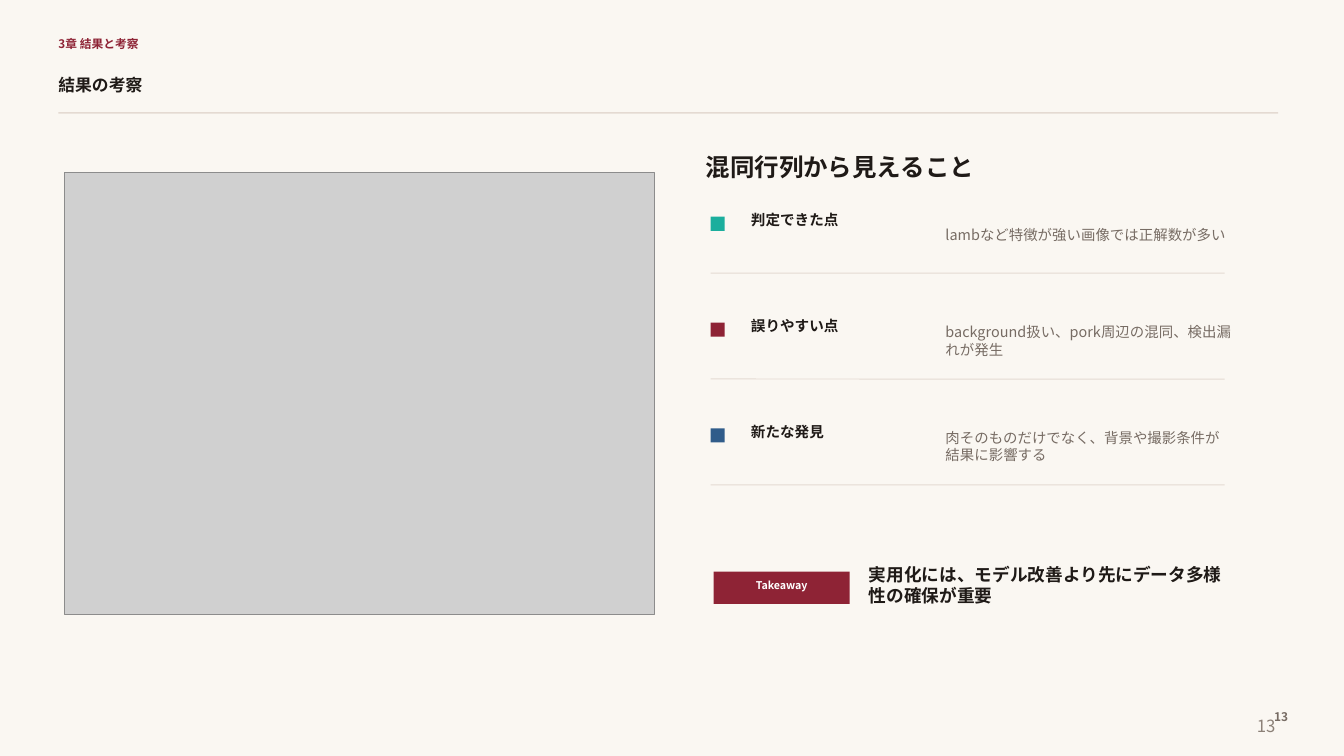
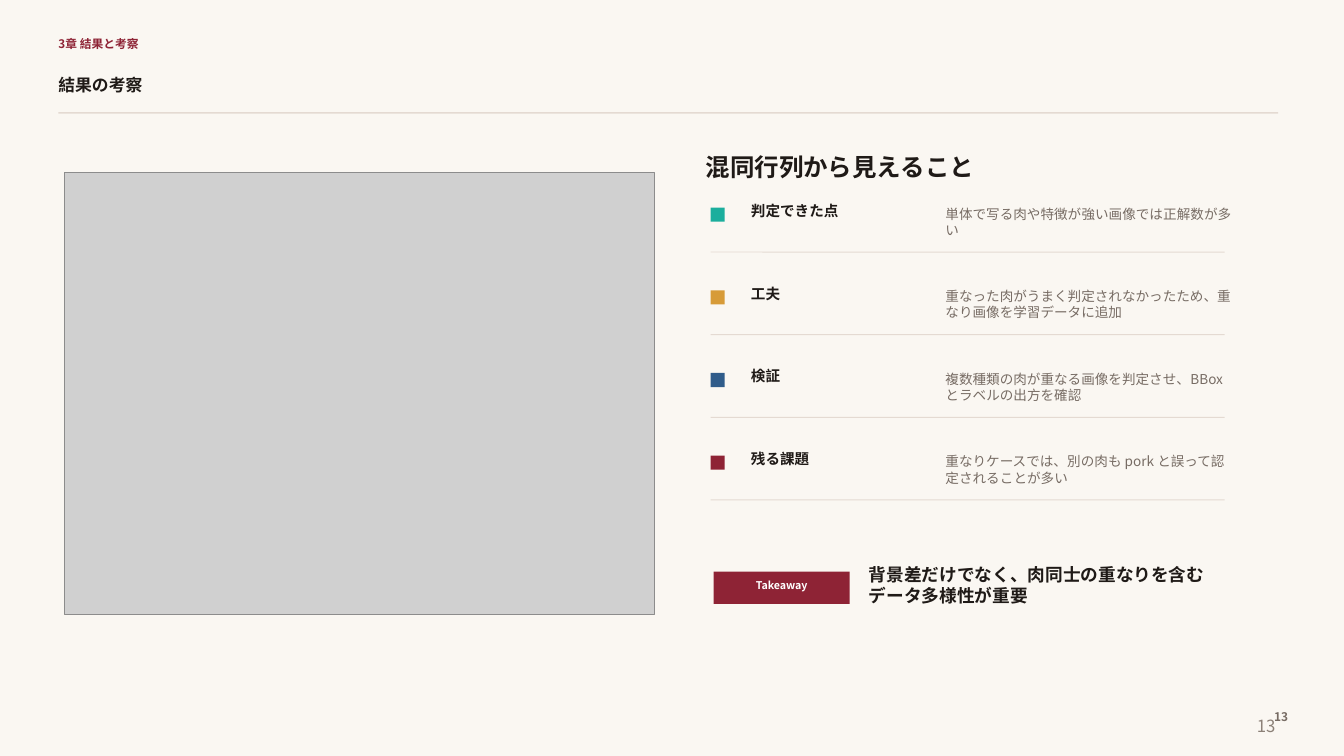
Before and after one commit to moka610/meat-detection-yolo, a slide deck: slide 13 of slides_meat_yolo/meat_yolo_roboflow_presentation.pptx. Drawn at 1344x756 pixels with LibreOffice and Linux fonts; fonts in the diff are those of the drawing; grey boxes stand for pictures. Boxes give left, top, right and bottom in pixels: in the first picture for what was removed or moved away, otherwise in the second. Text is boxed around its words. In the diff, an @@ line names an element or a change of style, - is before the commit and + after.

```diff
--- a/slides_meat_yolo/meat_yolo_roboflow_presentation.pptx
+++ b/slides_meat_yolo/meat_yolo_roboflow_presentation.pptx
@@ rectangle moved from (x1=711, y1=217, x2=725, y2=231) to (x1=711, y1=208, x2=725, y2=222) @@
@@ text "判定できた点" moved from (x1=751, y1=212, x2=839, y2=227) to (x1=751, y1=203, x2=839, y2=218) @@
@@ text at (x1=945, y1=207, x2=1231, y2=235): text changed; size 10.3 to 9.7 pt @@
-lambなど特徴が強い画像では正解数が多い
+単体で写る肉や特徴が強い画像では正解数が多い
@@ line moved from (711, 273) - (1225, 273) to (711, 252) - (1225, 252) @@
@@ rectangle moved from (x1=711, y1=323, x2=725, y2=337) to (x1=711, y1=290, x2=725, y2=304) @@
@@ rectangle at (x1=711, y1=290, x2=725, y2=304): fill #8E2335 to #D79B38 @@
@@ text at (x1=751, y1=286, x2=780, y2=300): text changed @@
-誤りやすい点
+工夫
@@ text at (x1=945, y1=289, x2=1230, y2=318): text changed; size 10.3 to 9.7 pt @@
-background扱い、pork周辺の混同、検出漏れが発生
+重なった肉がうまく判定されなかったため、重なり画像を学習データに追加
@@ line moved from (711, 379) - (1225, 379) to (711, 335) - (1225, 335) @@
@@ rectangle moved from (x1=711, y1=429, x2=725, y2=443) to (x1=711, y1=373, x2=725, y2=387) @@
@@ text at (x1=751, y1=367, x2=780, y2=386): text changed @@
-新たな発見
+検証
@@ text at (x1=945, y1=372, x2=1222, y2=389): text changed; size 10.3 to 9.7 pt @@
-肉そのものだけでなく、背景や撮影条件が結果に影響する
+複数種類の肉が重なる画像を判定させ、BBoxとラベルの出方を確認
@@ line moved from (711, 485) - (1225, 485) to (711, 417) - (1225, 417) @@
@@ rectangle added at (x1=711, y1=456, x2=725, y2=470), fill #8E2335 @@
@@ text added at (x1=751, y1=451, x2=809, y2=465), 10.4 pt, text #1F1A17, bold @@
+残る課題
@@ text added at (x1=945, y1=454, x2=1224, y2=484), 9.7 pt, text #776C64 @@
+重なりケースでは、別の肉も pork と誤って認定されることが多い
@@ line added from (711, 500) to (1225, 500), #E4DAD2 0.7 pt @@
@@ text at (x1=869, y1=566, x2=1204, y2=604): text changed @@
-実用化には、モデル改善より先にデータ多様性の確保が重要
+背景差だけでなく、肉同士の重なりを含むデータ多様性が重要
```
Also in this commit, not shown: 6 other slides changed, 1 slide added, 1 slide removed, 1 other file.
